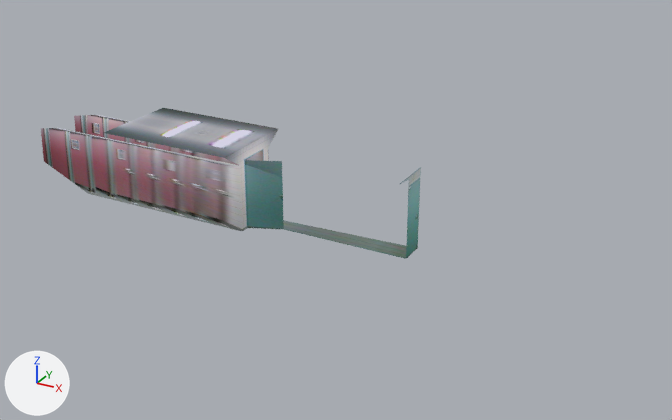
An edit to the Blender file src/3d/bathroom-v2.blend, drawn before and after from the same camera.
Camera for both pictures: a 50 mm camera at (23.3, -27.9, 13.7) aimed at (7.7, 0.5, -0.4). Every picture has the same lights, and +X, +Y and +Z are marked at lower left. The first picture is the older version.

Script lines for the objects in view, before the commit:
```python
ob_bathroom_far = bpy.data.objects.new('bathroom-far', me_cube_005)
ob_bathroom_far.parent = ob_empty
ob_bathroom_far.location = (2.297, -0.536, 1.437)
ob_bathroom_far.rotation_euler = (4.712, 0.0, 0.0)  # degrees (270, 0, 0)
ob_bathroom_main = bpy.data.objects.new('bathroom-main', me_cube_001)
ob_bathroom_main.parent = ob_empty
ob_bathroom_main.location = (2.297, -0.536, 1.437)
ob_bathroom_main.rotation_euler = (4.712, 0.0, 0.0)  # degrees (270, 0, 0)
ob_boolean = bpy.data.objects.new('_boolean', me_cube_004)
ob_boolean.parent = ob_empty
ob_boolean.location = (2.297, -0.536, 1.437)
ob_boolean.rotation_euler = (1.49, 6.283, -1.573)  # degrees (85, 360, -90)
ob_boolean.scale = (0.997, 0.747, 1.0)
```
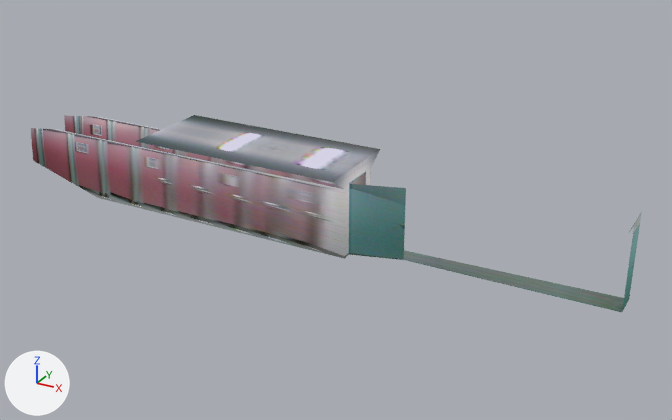
ob_boolean is not drawn itself; it is used by a modifier of ob_bathroom_main, ob_bathroom_far.

Changed parts and their boxes [x1, y1, x2, y2] in the pictures (672 x 420 px):
'bathroom-main', moved
    before: [41, 108, 278, 231]
    after: [31, 115, 380, 259]
'bathroom-far', moved
    before: [245, 160, 421, 259]
    after: [349, 184, 642, 312]

Edits to the bpy script that builds the scene:
```text
Change ob_bathroom_main:
    remove ob_bathroom_main.parent = ob_empty
    remove ob_bathroom_main.matrix_parent_inverse = Matrix(((1.0, 0.0, 0.0, -2.297), (0.0, 1.0, 0.0, 0.536), (0.0, 0.0, 1.0, -1.437), (0.0, 0.0, 0.0, 1.0)))
    ob_bathroom_main.location: (2.297, -0.536, 1.437) -> (2.297, -0.0356, -0.0633)
Change ob_boolean:
    remove ob_boolean.parent = ob_empty
    remove ob_boolean.matrix_parent_inverse = Matrix(((1.0, 0.0, 0.0, -2.297), (0.0, 1.0, 0.0, 0.536), (0.0, 0.0, 1.0, -1.437), (0.0, 0.0, 0.0, 1.0)))
    ob_boolean.location: (2.297, -0.536, 1.437) -> (2.297, -0.0356, -0.0633)
Change ob_bathroom_far:
    remove ob_bathroom_far.parent = ob_empty
    remove ob_bathroom_far.matrix_parent_inverse = Matrix(((1.0, 0.0, 0.0, -2.297), (0.0, 1.0, 0.0, 0.536), (0.0, 0.0, 1.0, -1.437), (0.0, 0.0, 0.0, 1.0)))
    ob_bathroom_far.location: (2.297, -0.536, 1.437) -> (2.297, -0.0356, -0.0633)
```
